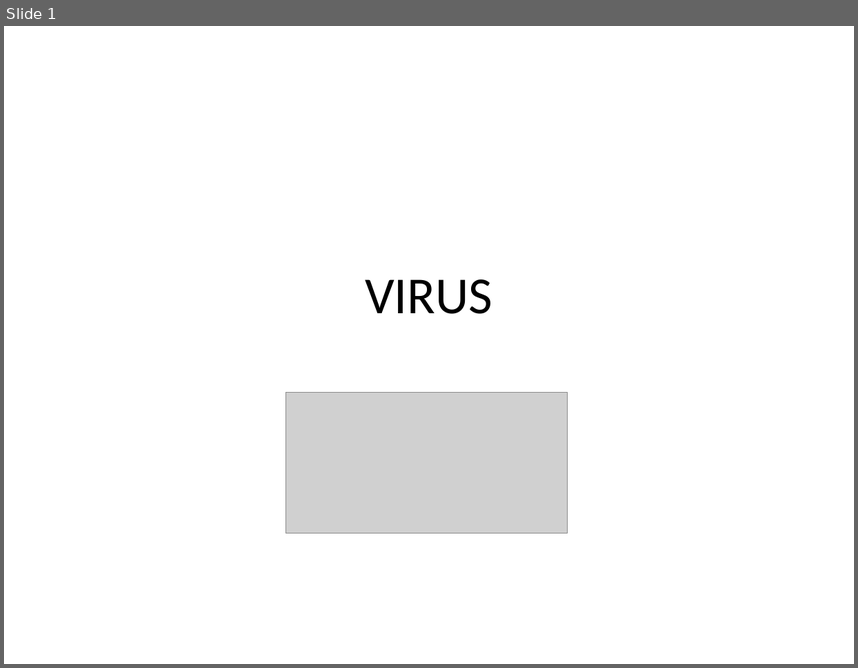
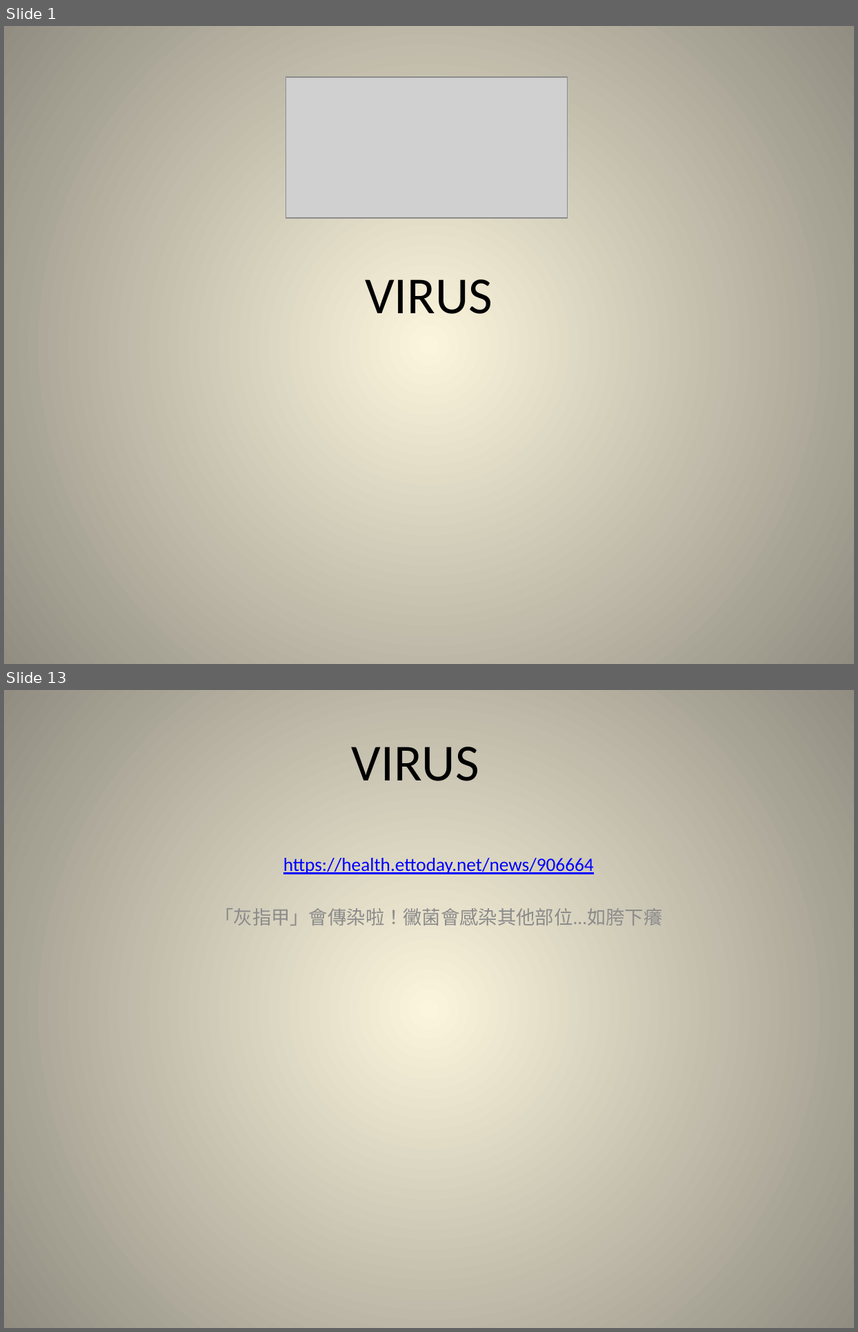
Before and after one commit to kevinlee584/ppt, a slide deck: virus.pptx. Shown one above the other, each under a label of ours: slide 1 before the commit, slides 1 and 13 after it; the slides between them are not shown. The pictures are 858x668 and 858x1332 pixels, drawn with LibreOffice and Linux fonts; fonts in the diff are those of the drawing; grey boxes stand for pictures. Boxes give left, top, right and bottom in pixels: in the first picture for what was removed or moved away, otherwise in the second. Text is boxed around its words. In the diff, an @@ line names an element or a change of style, - is before the commit and + after.

```diff
--- a/virus.pptx
+++ b/virus.pptx
@@ slide 13 added at [4,690,854,1328], background gradient #FCF7DD to #918E81 @@
@@ title added at [351,747,479,781], 44 pt, text #000000 @@
+VIRUS
@@ subtitle added at [215,858,663,925], 16 pt, text #0000FF, underline @@
+https://health.ettoday.net/news/906664
+「灰指甲」會傳染啦！黴菌會感染其他部位...如胯下癢
@@ slide 1 changed as well @@
@@ background #FFFFFF to gradient #FCF7DD to #918E81 @@
@@ picture: place and size @@
-picture at [286,392,567,534]
+picture at [286,77,567,218]
```
Also in this commit, not shown: 12 other slides added.
